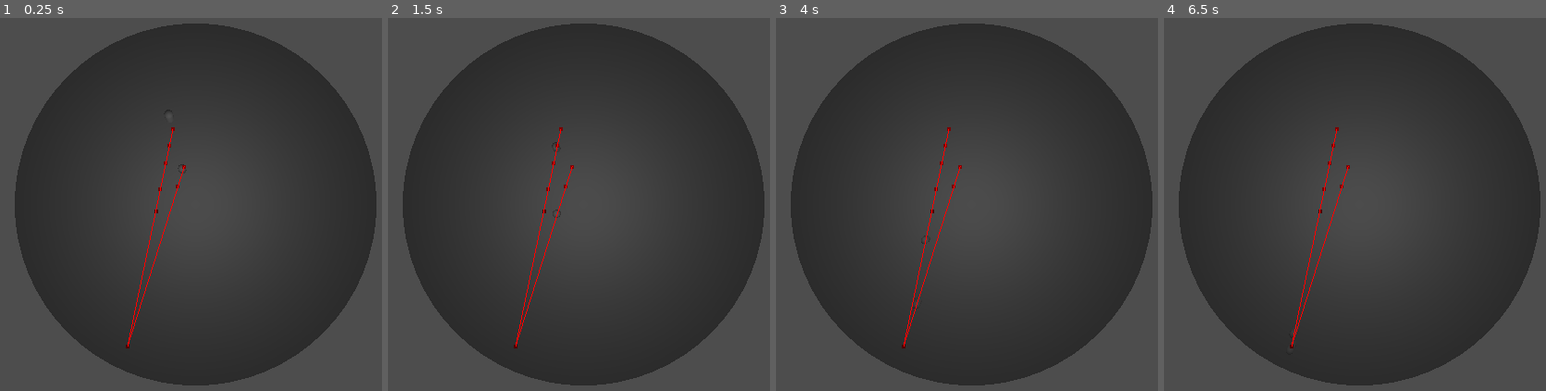
Above: before the commit, frames 1-4 (left to right).
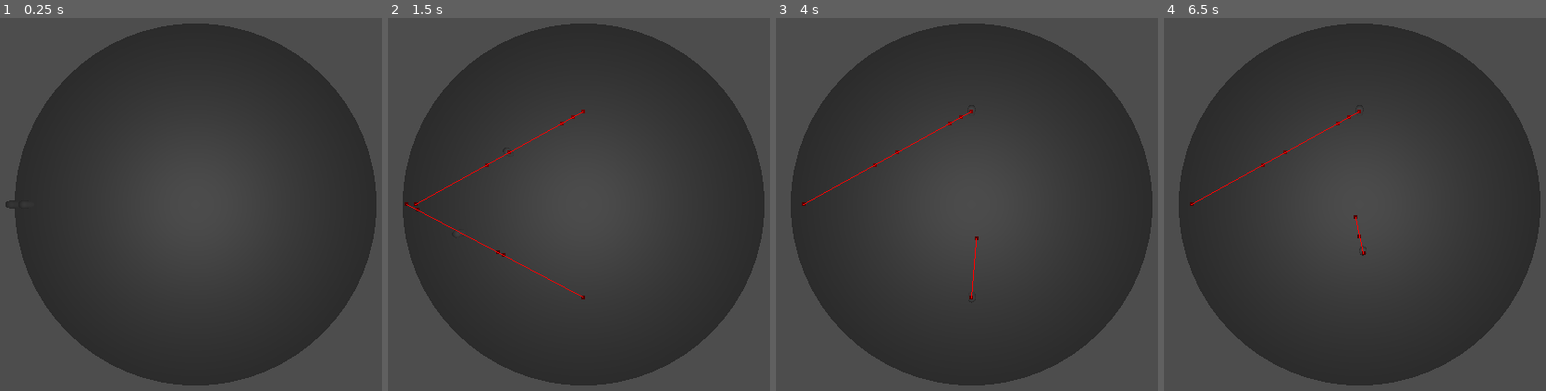
Above: after the commit, the same moments.

Repository: BUNN1E5/PegLightCircus-GGJ2024
Game: Godot game, scene res://workspaces/miguel/miguel_workspace.tscn
The game is run twice, just before and just after one commit, with the same random seed, the same clock (stepped at 60 frames per second) and the same inputs. This scene is started directly instead of the project's main scene.
Inputs:
- Up to frame 1 (0.25 s): no input
- Up to frame 2 (1.5 s): tap Enter at 0.5 s; hold W 0.53-1.28 s; tap Q at 0.6 s; tap E at 0.8, 1.35 s; tap Space at 1.25 s
- Up to frame 3 (4 s): tap R at 1.55, 2.1, 3.8 s; tap Enter at 2, 3.5 s; hold W 2.03-3.53 s; tap Q at 2.3, 2.85 s; tap Space at 2.75 s; tap E at 3.05, 3.6 s
- Up to frame 4 (6.5 s): tap Space at 4.25 s; tap R at 4.35, 6.05 s; tap Q at 4.55, 5.1 s; tap E at 5.3, 5.85 s; hold W from 5.78 s (still down)

The runs differ from the first frame. In frame 1, 0.4% of the frame differs, in the area x 1-49%, y 29-89%; in frame 2, 0.6%, in the area x 4-52%, y 24-89%; in frame 3, 0.5%; in frame 4, 0.5%.

Commit message:
support random moving nav units

Diff:
--- /dev/null
+++ b/workspaces/miguel/Scorekeeper.gd
@@ -0,0 +1,26 @@
+## ACTION TESTER
+extends Node
+
+
+@onready var scoresender: Node = $Scoresender
+
+# Called when the node enters the scene tree for the first time.
+func _ready():
+	pass # Replace with function body.
+
+
+# Called every frame. 'delta' is the elapsed time since the previous frame.
+func _process(delta):
+	pass
+
+
+func _input(event):
+	if event is InputEventKey and event.pressed:
+		if event.keycode == KEY_Q:
+			print("tomato")
+		elif event.keycode == KEY_W:
+			print("potato")
+		elif event.keycode == KEY_E:
+			print("eggplant")
+		elif event.keycode == KEY_R:
+			print("rutabaga")
--- a/workspaces/miguel/miguel_workspace.tscn
+++ b/workspaces/miguel/miguel_workspace.tscn
@@ -34,10 +34,12 @@
 shape = SubResource("CylinderShape3D_lbe3c")
 
 [node name="PrimaryCharacter2" parent="NavigationRegion3D" instance=ExtResource("1_iuusa")]
-transform = Transform3D(1, 0, 0, 0, 1, 0, 0, 0, 1, -0.608397, 1.41264, -2.03089)
+transform = Transform3D(1, 0, 0, 0, 1, 0, 0, 0, 1, -9.5, 2.08165e-12, 2.08165e-12)
+metadata/CharacterNum = 0
 
 [node name="PrimaryCharacter3" parent="NavigationRegion3D" instance=ExtResource("1_iuusa")]
-transform = Transform3D(1, 0, 0, 0, 1, 0, 0, 0, 1, -1.21679, 2.82529, -4.06178)
+transform = Transform3D(1, 0, 0, 0, 1, 0, 0, 0, 1, -9, 2.08165e-12, 2.08165e-12)
+metadata/CharacterNum = 1
 
 [node name="Camera3D" type="Camera3D" parent="."]
 transform = Transform3D(1, 0, 0, 0, -4.37114e-08, 1, 0, -1, -4.37114e-08, 0, 15, 0)
@@ -53,7 +55,7 @@
 transform = Transform3D(1, 0, 0, 0, 1, 0, 0, 0, 1, -9, 2.08165e-12, 2.08165e-12)
 
 [node name="BeginA" type="Marker3D" parent="Targets"]
-transform = Transform3D(1, 0, 0, 0, 1, 0, 0, 0, 1, 0.311644, 1.65276, 7.9393)
+transform = Transform3D(1, 0, 0, 0, 1, 0, 0, 0, 1, 2.08165e-12, 2.08165e-12, 5)
 
 [node name="BeginB" type="Marker3D" parent="Targets"]
-transform = Transform3D(1, 0, 0, 0, 1, 0, 0, 0, 1, 3.35945, 4.56604, -0.76082)
+transform = Transform3D(1, 0, 0, 0, 1, 0, 0, 0, 1, 2.08165e-12, 2.08165e-12, -5)
--- a/workspaces/miguel/pathfinding.gd
+++ b/workspaces/miguel/pathfinding.gd
@@ -1,31 +1,42 @@
 extends CharacterBody3D
 
-const UNIT_SPEED = 2
+const BASE_UNIT_SPEED = 5
 const ACCELERATION = 10
 const CIRCLE_SIZE = 10
+const STAGE_ENTRANCE_DELAY = 1
+const MINIMUM_PERFORMANCE_TIME = 5
+const MAXIMUM_PERFORMANCE_TIME = 5
+const PERFORMANCE_STARTUP_TIME = 1
+const EXIT_STAGE_DELAY = 5
+const WANDER_MOVEMENT_TIMER = 1
+const TOTAL_WANDER_MOVEMENTS = 5
+const MAX_WANDER_DISTANCE = 3
+const WANDER_SPEED = 1
+const HEXAGON_SPEED = 2
+const HEXAGON_MOVEMENT_DIAMETER = 4
+const PERFORMANCE_MODES = ["wander", "static", "hexagon"]
 
-# https://www.youtube.com/watch?v=EOocBMBbL-E
 @onready var agent: NavigationAgent3D = $NavigationAgent3D
 @onready var entrancePoint: Marker3D = get_node("/root/MiguelWorkspace/Targets/Entrance")
+@onready var performancePointA: Marker3D = get_node("/root/MiguelWorkspace/Targets/BeginA")
+@onready var performancePointB: Marker3D = get_node("/root/MiguelWorkspace/Targets/BeginB")
+
+var unit_speed = BASE_UNIT_SPEED
 var identifier = 0
-
+var state = "spawning"
+var performance_type = "static"
+var movements = 0
 
 func _ready():
 	call_deferred("actor_setup")
 
 func actor_setup():
 	await get_tree().physics_frame
-	# set at spawn point
-	#self.global_position = entrancePoint.position <-THIS WAS your problem
-	# static points don't work for multiple units.
-	#agent.set_target_position(Vector3(-3.654545, 0, 7.622066))
-	# randomized locations work for more than 1 unit.
-	pickNewLocation(Vector3(-3.654545, 0, 7.622066))
+	enterStage()
 
-
+# https://www.youtube.com/watch?v=EOocBMBbL-E
 func _physics_process(delta):
 	moveToLocation(delta)
-
 
 func moveToLocation(delta):
 	var direction = Vector3()
@@ -33,22 +44,135 @@
 	direction = agent.get_next_path_position() - global_position
 	direction = direction.normalized()
 
-	velocity = velocity.lerp(direction * UNIT_SPEED, ACCELERATION * delta)
+	velocity = velocity.lerp(direction * unit_speed, ACCELERATION * delta)
 
 	move_and_slide()
-
-func pickNewLocation(target):
-	if target == null:
-		target = random_inside_unit_circle()
-		target = target * CIRCLE_SIZE # <- This was the verdict
-	print(target)
-	agent.set_target_position(target)
 
 # https://www.reddit.com/r/godot/comments/vjge0n/could_anyone_share_some_code_for_finding_a/
 func random_inside_unit_circle() -> Vector3:
 	var theta : float = randf() * 2 * PI
 	return Vector3(cos(theta),0, sin(theta)) * sqrt(randf())
 
+
+func enterStage():
+	# TODO: pick a performance type based on the performer.
+	performance_type = PERFORMANCE_MODES[randi() % PERFORMANCE_MODES.size()]
+
+	# delay entrance
+	var delay = randf() * STAGE_ENTRANCE_DELAY
+	print("entering stage in ", delay, " seconds")
+	await get_tree().create_timer(delay).timeout
+	print("entering stage now")
+	state = "entering"
+
+	agent.set_target_position(getPerformancePosition())
+
+func getPerformancePosition():
+	var character_num = get_meta("CharacterNum")
+
+	if character_num == 0:
+		return performancePointA.position
+	elif character_num == 1:
+		return performancePointB.position
+	else:
+		assert("invalid character number selected")
+
+func exitStage():
+	print("exiting stage")
+	state = "exiting"
+	await get_tree().create_timer(EXIT_STAGE_DELAY).timeout
+
+	# TODO: show stretcher animation on failure status.
+	agent.set_target_position(entrancePoint.position)
+	unit_speed = BASE_UNIT_SPEED
+
+func doPerformance():
+	state = "performing"
+
+	var startDelay = PERFORMANCE_STARTUP_TIME
+	print("getting ready to perform in ", startDelay, " seconds")
+	await get_tree().create_timer(startDelay).timeout
+
+	if performance_type == "static":
+		# if static performance, don't loop, just stay still for x time.
+		doStaticPerformance()
+	elif performance_type == "wander":
+		print("doing wander performance")
+		state = "wandering"
+		movements = TOTAL_WANDER_MOVEMENTS
+		unit_speed = WANDER_SPEED
+		doWandering()
+
+	elif performance_type == "hexagon":
+		print("doing hexagon performance")
+		state = "hexagoning"
+		movements = 5
+		unit_speed = HEXAGON_SPEED
+		doHexagoning()
+
+	else:
+		assert("invalid performance type specified", performance_type)
+
+func doStaticPerformance():
+	var randomDelay = MINIMUM_PERFORMANCE_TIME + (randf() * MAXIMUM_PERFORMANCE_TIME)
+	print("doing static performance for ", randomDelay, " seconds")
+	await get_tree().create_timer(randomDelay).timeout
+	print("done with dynamic performance")
+
+	exitStage()
+
+func doWandering():
+	if movements >= 0:
+		var target = random_inside_unit_circle() * MAX_WANDER_DISTANCE
+		agent.set_target_position(target)
+		print("wandering to position ", target)
+		movements = movements - 1
+	else:
+		print("done with wander performance")
+		finishPerformance()
+
+func doHexagoning():
+	if movements >= 0:
+		var vertices = hexagonVertices(getPerformancePosition(), HEXAGON_MOVEMENT_DIAMETER)
+		var target = vertices[movements]
+
+		agent.set_target_position(target)
+		print("walking to hexagon position ", target)
+		movements = movements - 1
+	else:
+		print("done with hexagon performance")
+		finishPerformance()
+
+func finishPerformance():
+	state = "done-performing"
+	agent.set_target_position(getPerformancePosition())
+
+func hexagonVertices(origin: Vector3, distance: int):
+	# The angles for each vertex of a regular hexagon
+	var angles = [0, 60, 120, 180, 240, 300]
+	# Convert degrees to radians
+	for i in range(angles.size()):
+		angles[i] *= PI / 180.0
+
+	# Calculate the coordinates of each vertex
+	var vertices = []
+	for i in range(angles.size()):
+		var angle = angles[i]
+		var vertex = Vector3(origin.x + distance * cos(angle), origin.y, origin.z + distance * sin(angle))
+		vertices.append(vertex)
+
+	return vertices
+
 # https://docs.godotengine.org/en/stable/getting_started/step_by_step/signals.html
-#func _on_navigation_agent_3d_navigation_finished():
-	#pickNewLocation()
+func _on_navigation_agent_3d_navigation_finished():
+	print("finished navigation during state: ", state)
+	if state == "entering":
+		doPerformance()
+	elif state == "exiting":
+		enterStage()
+	elif state == "wandering":
+		doWandering()
+	elif state == "hexagoning":
+		doHexagoning()
+	elif state == "done-performing":
+		exitStage()
